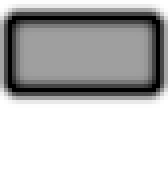
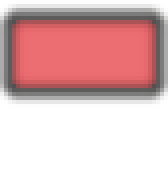
The second 168×180 image is a revision of the first. Changes to its layers:
showed "Layer 7", opacity 100% → 60% over (12, 20, 156, 88)
painted on "Layer 3" over (0, 4, 168, 104)
renamed "Layer 6" to "border", painted on it over (8, 16, 160, 92)
renamed "Layer 8" to "background", opacity 75% → 60%, painted on it over (12, 20, 156, 88)
